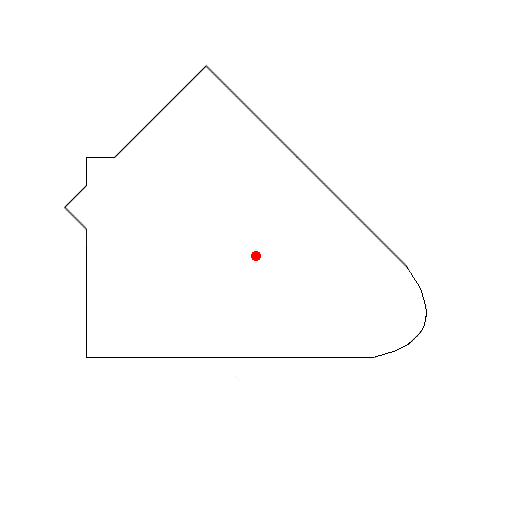
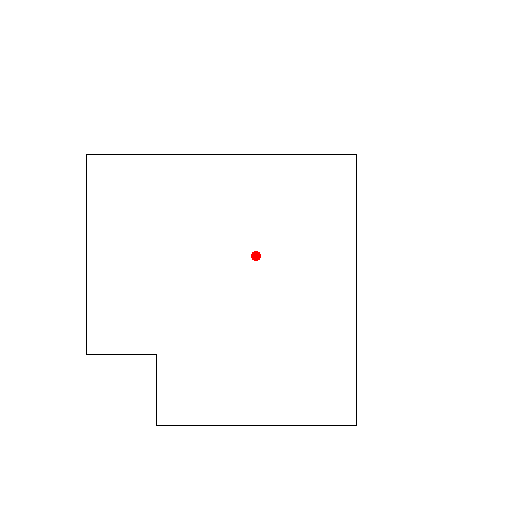
Before/after of a (512, 512) layered artwork. What changed in the layer stack:
added layer "270Rect" above "240Rect" over [64,128,384,426]
hid "45Rect" over [64,64,427,426]
